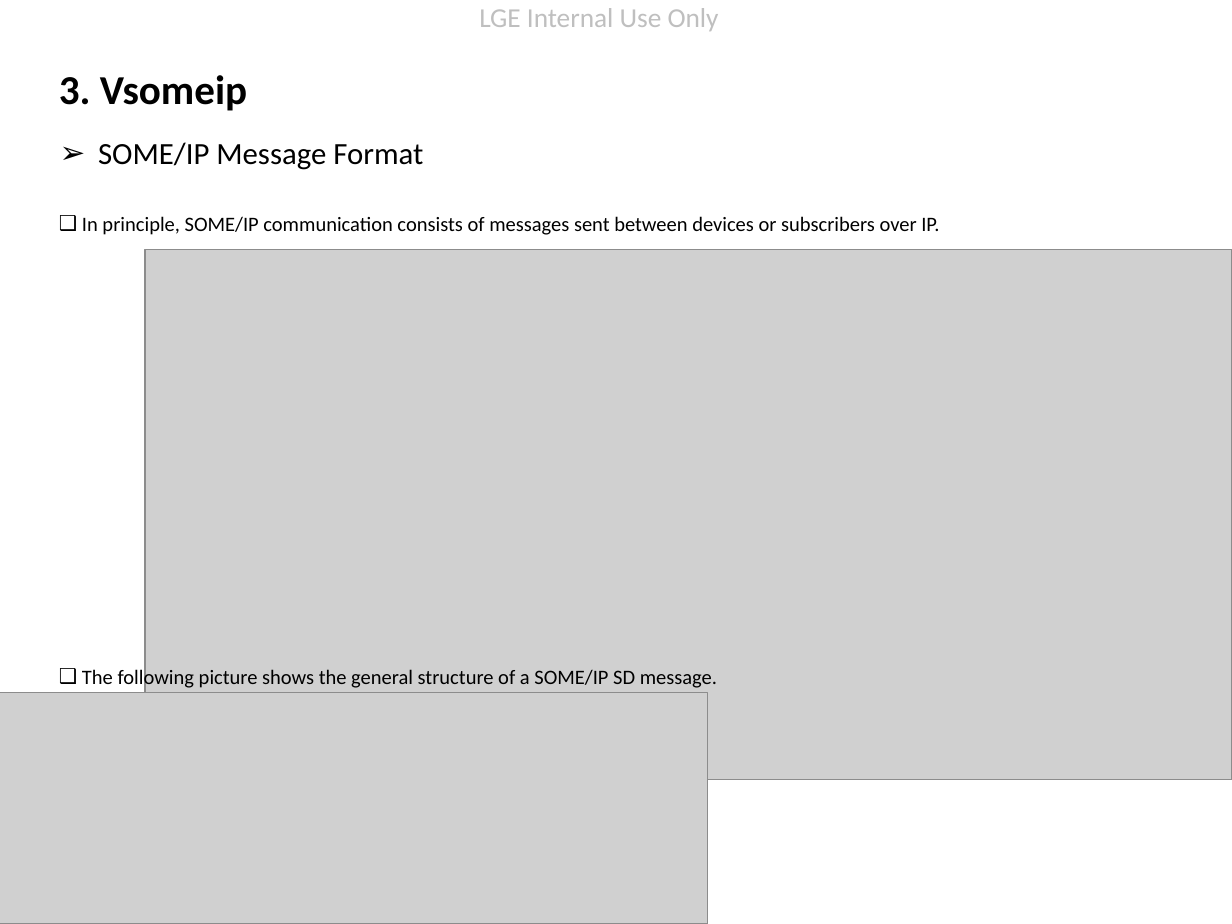
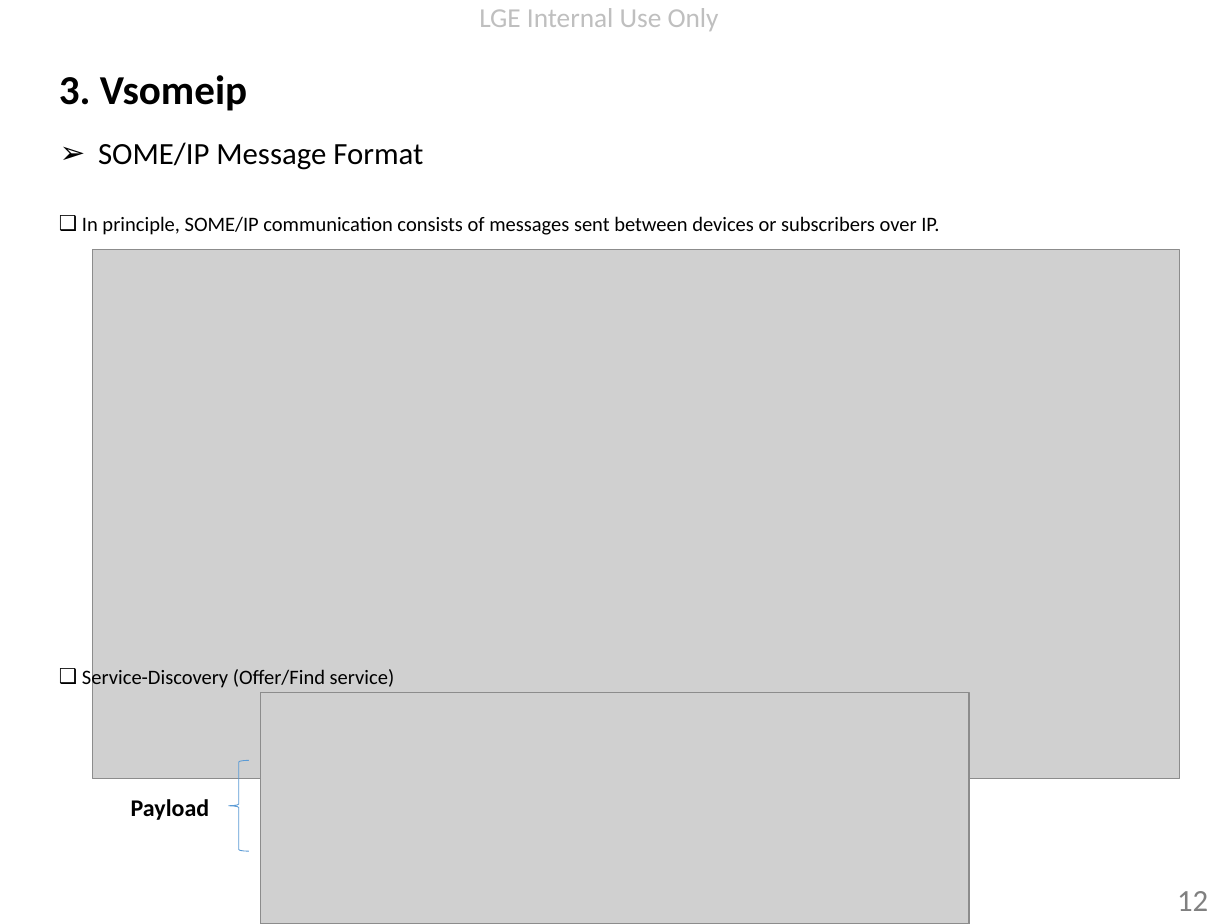
Before and after one commit to minhthedt/vsomeip-example, a slide deck: slide 12 of doc/Vsomeip knowledge.pptx (slide 11 before the commit). Drawn at 1232x924 pixels with LibreOffice and Linux fonts; fonts in the diff are those of the drawing; grey boxes stand for pictures; background and template pictures are left out. Boxes give left, top, right and bottom in pixels: in the first picture for what was removed or moved away, otherwise in the second. Text is boxed around its words. In the diff, an @@ line names an element or a change of style, - is before the commit and + after.

```diff
--- a/doc/Vsomeip knowledge.pptx
+++ b/doc/Vsomeip knowledge.pptx
@@ picture moved from (x1=145, y1=250, x2=1232, y2=780) to (x1=92, y1=250, x2=1179, y2=779) @@
@@ text at (x1=82, y1=667, x2=395, y2=690): text changed @@
-❑ The following picture shows the general structure of a SOME/IP SD message.
+❑ Service-Discovery (Offer/Find service)
@@ picture moved from (x1=0, y1=692, x2=707, y2=924) to (x1=261, y1=692, x2=970, y2=924) @@
@@ left brace added at (x1=229, y1=760, x2=250, y2=851), outline #5B9BD5 0.5 pt @@
@@ text added at (x1=131, y1=799, x2=210, y2=820), 14 pt, text #000000, bold @@
+Payload
@@ page number added at (x1=1177, y1=891, x2=1208, y2=911), 18 pt, text #808080 @@
+12
```
Also in this commit, not shown: 12 other slides changed, 3 slides added, 6 other files.
